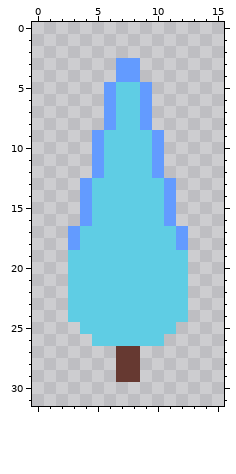
File history of a pixel-art file, Assets/Game/Art/Sprites/Tree.aseprite. Above: the version before the commit.
16x32 pixels, 1 frame.
After the commit:
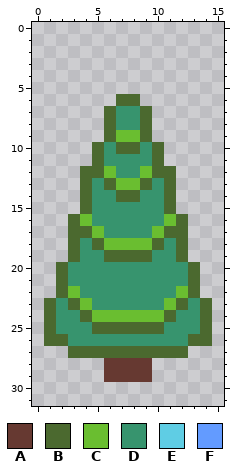
Palette (. is transparent): A #663931  B #4b692f  C #6abe30  D #37946e  E #5fcde4  F #639bff
The edit:
Changed rows in their new state; - is an unchanged pixel.
Layer "Layer 1":
first column x 1:
 3 ------..------
 4 ------..------
 5 -----....-----
 6 -----.BB.-----
 7 -----BDDB-----
 8 -----BDDB-----
 9 ----.BCCB.----
10 ----BDBBDB----
11 ----BDDDDB----
12 ---BBCDDCBB---
13 ---BDBCCBDB---
14 ---BDDBBDDB---
15 ---BDDDDDDB---
16 --BCDDDDDDCB--
17 --BBCDDDDCBB--
18 --BDBCCCCBDB--
19 --BDDBBBBDDB--
20 -BDDDDDDDDDDB-
21 -BDDDDDDDDDDB-
22 -BCDDDDDDDDCB-
23 BDBCDDDDDDCBDB
24 BDDBCCCCCCBDDB
25 BDDDBBBBBBDDDB
26 BBDDDDDDDDDDBB
27 --BBBBBBBBBB--
28 -----A--A-----
29 -----A--A-----
Changed places in both pictures, as pixel boxes (x1, y1, x2, y2):
changed: (44, 58, 212, 382)
